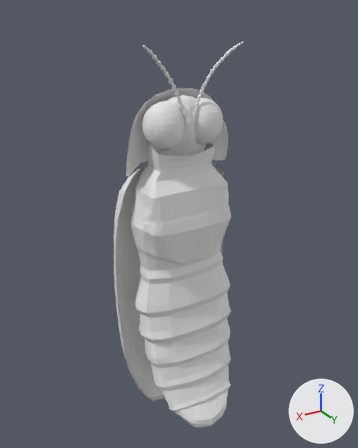
The Blender file Models/svetluska.blend, before and after one commit.
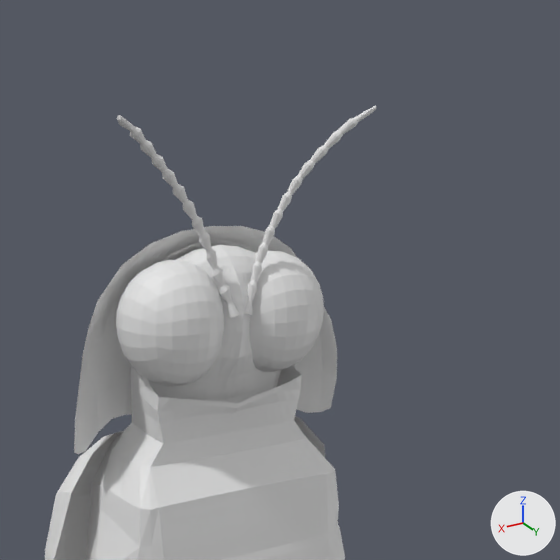
Each version is shown whole from a 50 mm camera at (1.436, 2.263, 2.538) aimed at (0.011, -0.113, 1.351), then close up on the part from 27% to 88% of the width and 0% to 49% of the height. Lighting does not change. The marker at lower right points along +X, +Y and +Z. The first two pictures are the older version.

Before the edit, the objects in view are built like this:
```python
me_cylinder = bpy.data.meshes.new('Cylinder')
me_cylinder.from_pydata(...)  # 468 vertices, 315 faces, 132 loose edges; spans x -18.4..-0.3, y -2.5..2.1, z -148.6..-123.1
me_quadsphere = bpy.data.meshes.new('Quadsphere')
me_quadsphere.from_pydata(...)  # 218 vertices, 216 faces; spans x -2.21..-0.14, y -0.27..1.76, z -19.15..-16.76
me_quadsphere_002 = bpy.data.meshes.new('Quadsphere.002')
me_quadsphere_002.from_pydata(...)  # 199 vertices, 184 faces; spans x 0.0..1.34, y -0.99..1.23, z -1.43..0.94
me_sphere = bpy.data.meshes.new('Sphere')
me_sphere.from_pydata(...)  # 159 vertices, 135 faces; spans x 0.01..0.4, y -0.39..-0.14, z -0.72..1.01
ob_cylinder = bpy.data.objects.new('Cylinder', me_cylinder)
ob_cylinder.location = (0.0, 0.0, 0.0)
ob_cylinder.scale = (-0.0161, -0.0161, -0.0161)
_m = ob_cylinder.modifiers.new('Mirror', 'MIRROR')
ob_krovky = bpy.data.objects.new('Krovky', me_sphere)
ob_krovky.location = (0.0, 0.0, 0.704)
_m = ob_krovky.modifiers.new('Mirror', 'MIRROR')
ob_quadsphere = bpy.data.objects.new('Quadsphere', me_quadsphere)
ob_quadsphere.location = (0.0, 0.0, -0.014)
ob_quadsphere.scale = (-0.11, -0.11, -0.11)
_m = ob_quadsphere.modifiers.new('Mirror', 'MIRROR')
ob_quadsphere_001 = bpy.data.objects.new('Quadsphere.001', me_quadsphere_002)
ob_quadsphere_001.location = (0.0, -0.11, 1.964)
ob_quadsphere_001.rotation_euler = (-0.111, 0.0, 0.0)  # degrees (-6.4, 0, 0)
ob_quadsphere_001.scale = (0.155, 0.0902, 0.163)
_m = ob_quadsphere_001.modifiers.new('Mirror', 'MIRROR')
_m.use_clip = True
# also in view: 'krovk_hlav' at (0.0, -0.189, 1.92); 'telicko' at (0.0, 0.015, 1.096)
```
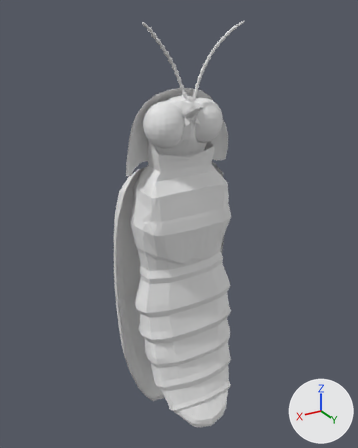
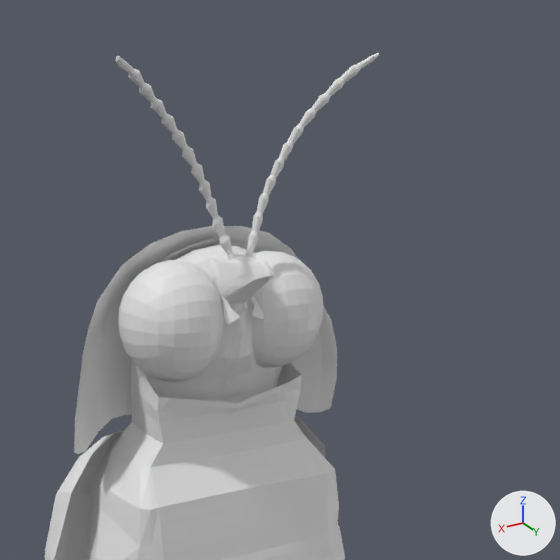
Pixel boxes [x1, y1, x2, y2] of what changed, in the close-ups (560 x 560 px):
'Quadsphere', reshaped
    before: [116, 251, 324, 386]
    after: [118, 251, 324, 382]
'Quadsphere.001', reshaped
    before: [137, 245, 281, 404]
    after: [135, 245, 283, 404]
'Cylinder', moved
    before: [117, 106, 376, 318]
    after: [116, 53, 379, 260]
part 2 of me_quadsphere_002, built on
    before: [137, 245, 256, 378]
    after: [136, 246, 274, 378]

What changed in the scene script:
```text
Change me_quadsphere:
    used by ob_quadsphere; location = (0.0, 0.0, -0.014); scale = (-0.11, -0.11, -0.11)
    remove me_quadsphere.from_pydata(...)  # 218 vertices, 216 faces; spans x -2.21..-0.14, y -0.27..1.76, z -19.15..-16.76
    add me_quadsphere.from_pydata(...)  # 218 vertices, 216 faces; spans x -2.17..-0.17, y -0.31..1.72, z -19.15..-16.85
    me_quadsphere part 1: 215 of 218 vertices moved; they spanned x -2.21..-0.14, y -0.27..1.76, z -19.12..-16.76 and now span x -2.17..-0.17, y -0.31..1.72, z -19.12..-16.85; mean shift (0.0, -0.02, -0.04); largest move (-1.08, 0.72, -16.76) -> (-1.08, 0.71, -16.85)
Change me_quadsphere_002:
    used by ob_quadsphere_001; location = (0.0, -0.11, 1.964); rotation_euler = (-0.111, 0.0, 0.0), in degrees (-6.4, 0, 0); scale = (0.155, 0.0902, 0.163)
    remove me_quadsphere_002.from_pydata(...)  # 199 vertices, 184 faces; spans x 0.0..1.34, y -0.99..1.23, z -1.43..0.94
    add me_quadsphere_002.from_pydata(...)  # 301 vertices, 275 faces; spans x 0.0..1.34, y -0.99..2.22, z -1.43..1.0
    me_quadsphere_002 part 2
    6 vertices are removed from x 0.0..0.99, y 0.01..1.16, z 0.31..0.67
    37 faces are deleted
    5 vertices in x 0.14..0.3, y 0.69..1.03, z 0.32..0.65 move by (-0.01, 0.0, 0.0)
    27 vertices move from x 0.0..0.34, y 0.4..1.18, z -0.38..0.85 to x 0.0..0.33, y 0.21..1.2, z -0.38..0.92
    108 vertices are added at x 0.0..1.29, y 0.01..2.22, z -1.42..1.0
    128 new faces join them
Change ob_cylinder:
    ob_cylinder.location: (0.0, 0.0, 0.0) -> (0.0, 0.0, 0.101)
```
